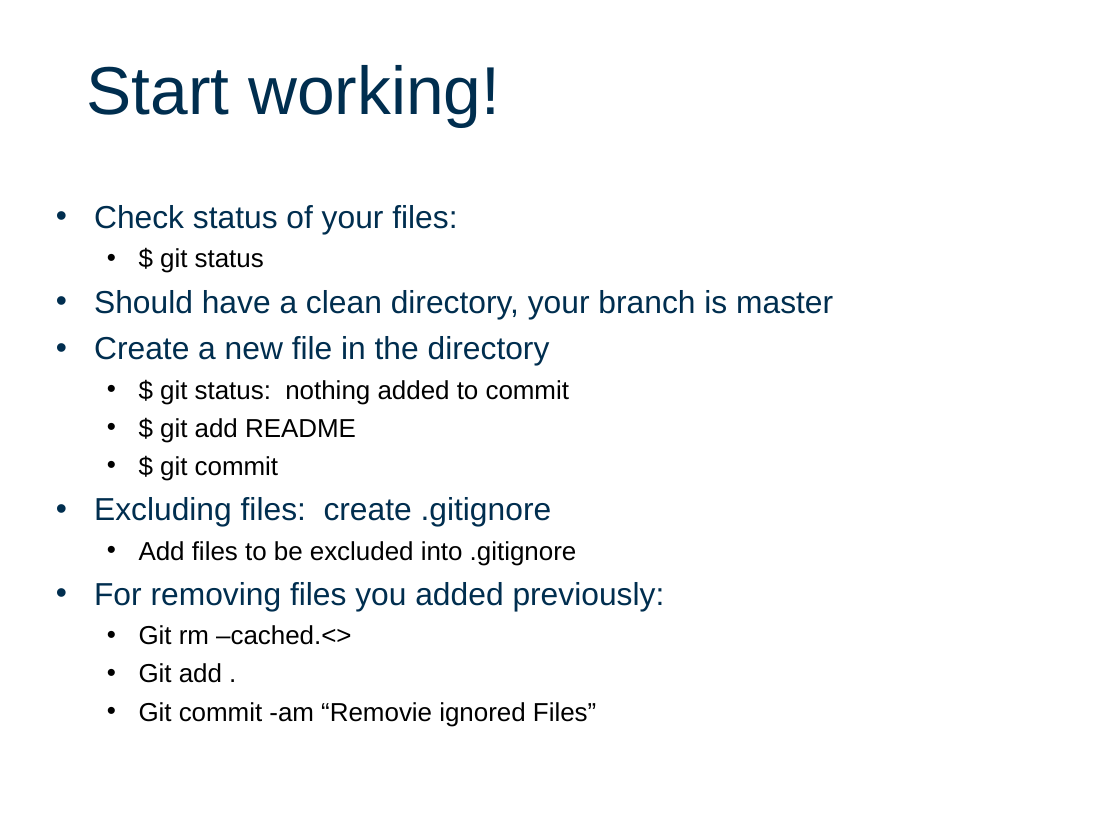
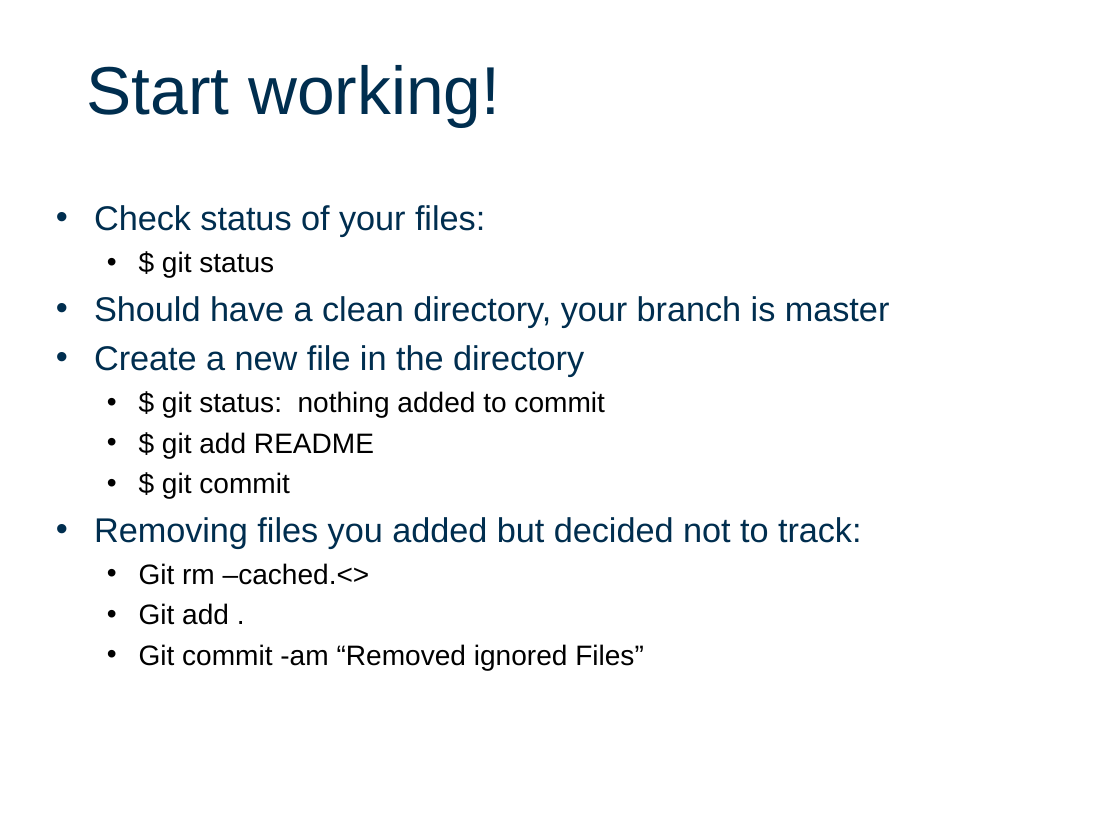
Before and after one commit to FineWilms/Workshop_github, a slide deck: slide 7 of intro2Git.odp. Drawn at 1120x840 pixels with LibreOffice and Linux fonts; fonts in the diff are those of the drawing; background and template pictures are left out. Boxes give left, top, right and bottom in pixels: in the first picture for what was removed or moved away, otherwise in the second. Text is boxed around its words. In the diff, an @@ line names an element or a change of style, - is before the commit and + after.

```diff
--- a/intro2Git.odp
+++ b/intro2Git.odp
@@ text at <box>94,205,890,625</box>: size 22.5 to 24.3 pt in "Check status of your files:", "Should have a clean directory, your branch ...", "Create a new file in the directory"; size 18.4 to 19.9 pt in "$ git status", "$ git status: nothing added to commit", "$ git add README", "$ git commit" and 2 more places @@
@@ text at <box>94,517,862,548</box>: text changed; size 22.5 to 24.3 pt @@
-• Excluding files: create .gitignore
-  • Add files to be excluded into .gitignore
-• For removing files you added previously:
+• Removing files you added but decided not to track:
@@ text at <box>139,644,644,670</box>: text changed; size 18.4 to 19.9 pt @@
-  • Git commit -am “Removie ignored Files”
+  • Git commit -am “Removed ignored Files”
```
Also in this commit, not shown: 1 other slide changed, 1 other file.
